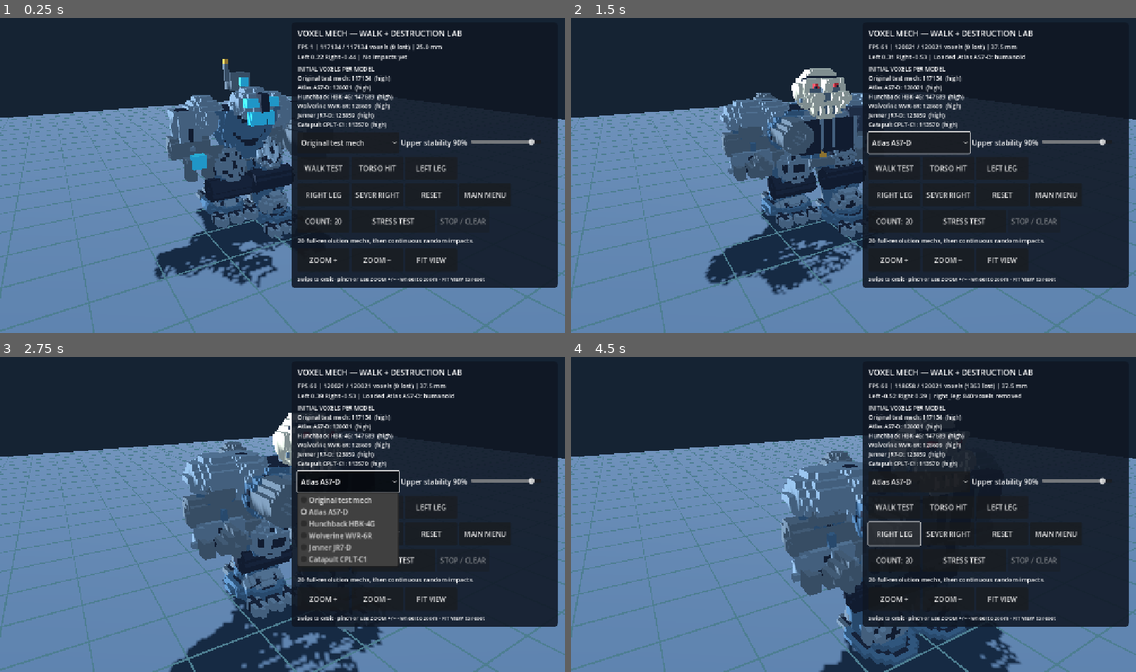
Above: before the commit, frames 1-4 (two rows, left to right).
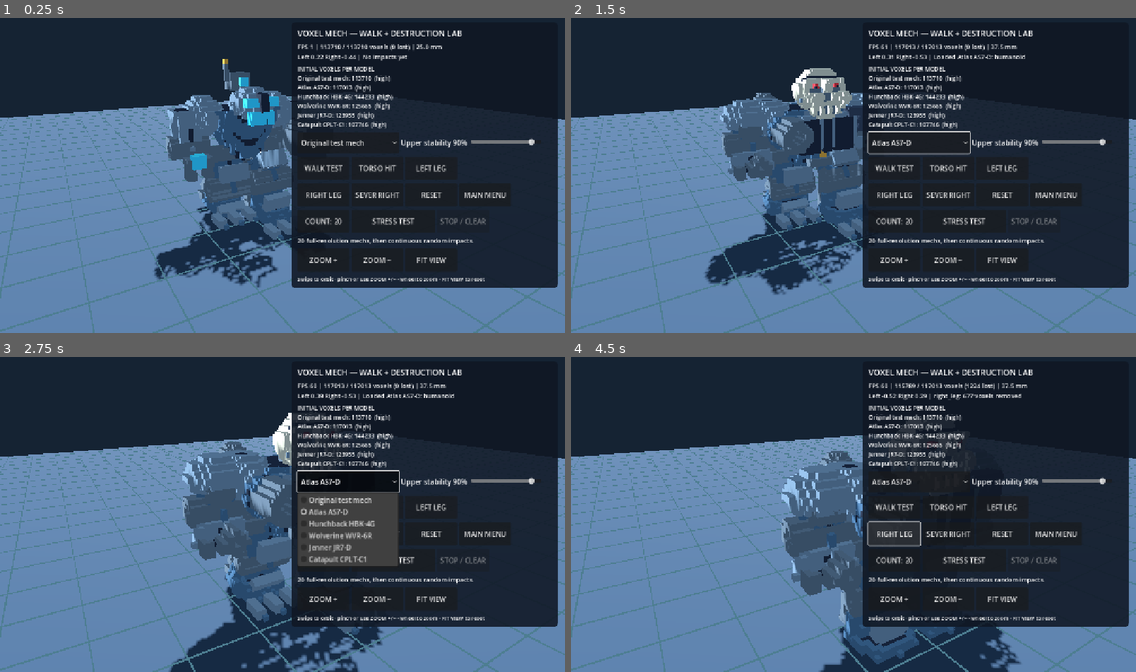
Above: after the commit, the same moments.

Repository: drag0nblad3/BtechMobile
Game: Godot game, scene res://scenes/voxel_mech_lab.tscn
The game is run twice, just before and just after one commit, with the same random seed, the same clock (stepped at 60 frames per second) and the same inputs. This scene is started directly instead of the project's main scene.
Inputs:
- Up to frame 1 (0.25 s): no input
- Up to frame 2 (1.5 s): click "Original test mech" at 0.5 s; click "WALK TEST" at 1.25 s
- Up to frame 3 (2.75 s): click "Atlas AS7-D" at 2 s
- Up to frame 4 (4.5 s): click "TORSO HIT" at 2.75 s; click "LEFT LEG" at 3.5 s; click "RIGHT LEG" at 4.25 s

The runs differ from the first frame. In frame 1, 2.6% of the frame differs, in the area x 34-66%, y 8-74%; in frame 2, 2.3%; in frame 3, 1.9%; in frame 4, 1.4%.

Commit message:
Apply reference-guided silhouette sculpt to each torso, arm and leg after anatomy v2

Diff:
--- a/src/view/units/voxel_mech_rig.gd
+++ b/src/view/units/voxel_mech_rig.gd
@@ -37,6 +37,7 @@
 	if not jenner:
 		VoxelRosterSculpt.leg(thigh, str(profile.get("shape", "prototype")), "thigh")
 	VoxelAnatomyV2.leg(thigh, str(profile.get("shape", "prototype")), "thigh")
+	VoxelSilhouetteV3.leg(thigh, str(profile.get("shape", "prototype")), "thigh")
 	thigh.seal(-3)
 	rig["parts"][key] = thigh
 	rig["sockets"][key] = hip
@@ -54,6 +55,7 @@
 	if not jenner:
 		VoxelRosterSculpt.leg(shin, str(profile.get("shape", "prototype")), "shin")
 	VoxelAnatomyV2.leg(shin, str(profile.get("shape", "prototype")), "shin")
+	VoxelSilhouetteV3.leg(shin, str(profile.get("shape", "prototype")), "shin")
 	shin.seal()
 	rig["parts"][key + "_shin"] = shin
 	rig["sockets"][key + "_shin"] = knee
@@ -91,6 +93,7 @@
 	if not jenner:
 		VoxelRosterSculpt.leg(foot, str(profile.get("shape", "prototype")), "foot")
 	VoxelAnatomyV2.leg(foot, str(profile.get("shape", "prototype")), "foot")
+	VoxelSilhouetteV3.leg(foot, str(profile.get("shape", "prototype")), "foot")
 	foot.seal()
 	rig["parts"][key + "_foot"] = foot
 
